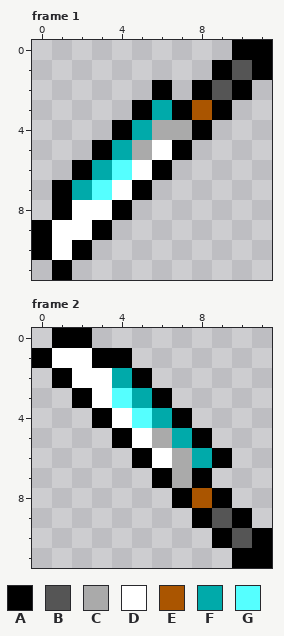
One commit to this pixel-art file: resources/sprites/original/enemies/enemy-knife.ase. The picture above was drawn from the file before the commit.
12x12 pixels, 4 frames. Colours within 5 levels of each other are drawn and written as one. Shown: frame 1, frame 2. The commit also changed other frames, which this record leaves out.
Palette (. is transparent): A #000000  B #555555  C #aaaaaa  D #ffffff  E #aa5500  F #00aaaa  G #55ffff
Pixels before, frame 1, first column x 0:
 0 ..........AA
 1 .........ABA
 2 ......A.ABA.
 3 .....AFAEA..
 4 ....AFCCA...
 5 ...AFCDA....
 6 ..AFGDA.....
 7 .AFGDA......
 8 .ADDA.......
 9 ADDA........
10 ADA.........
11 .A..........
Pixels before, frame 2, first column x 0:
 0 .AA.........
 1 ADDAA.......
 2 .ADDFA......
 3 ..ADGFA.....
 4 ...ADGFA....
 5 ....ADCFA...
 6 .....ADCFA..
 7 ......ACA...
 8 .......AEA..
 9 ........ABA.
10 .........ABA
11 ..........AA
And afterwards:
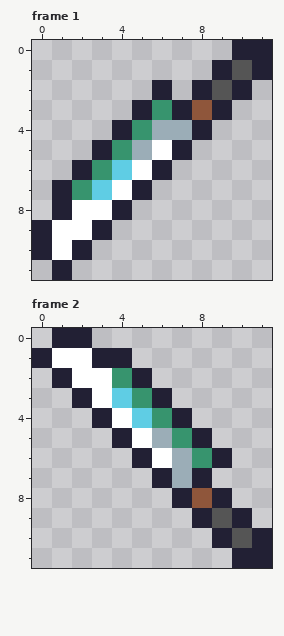
The edit:
{"colour":"A","old":"#000000","new":"#222034"}
{"colour":"C","old":"#aaaaaa","new":"#9badb7"}
{"colour":"E","old":"#aa5500","new":"#8f563b"}
{"colour":"F","old":"#00aaaa","new":"#37946e"}
{"colour":"G","old":"#55ffff","new":"#5fcde4"}
{"label":"changed","picture_box":[32,40,272,280]}
{"label":"changed","picture_box":[32,328,272,568]}
